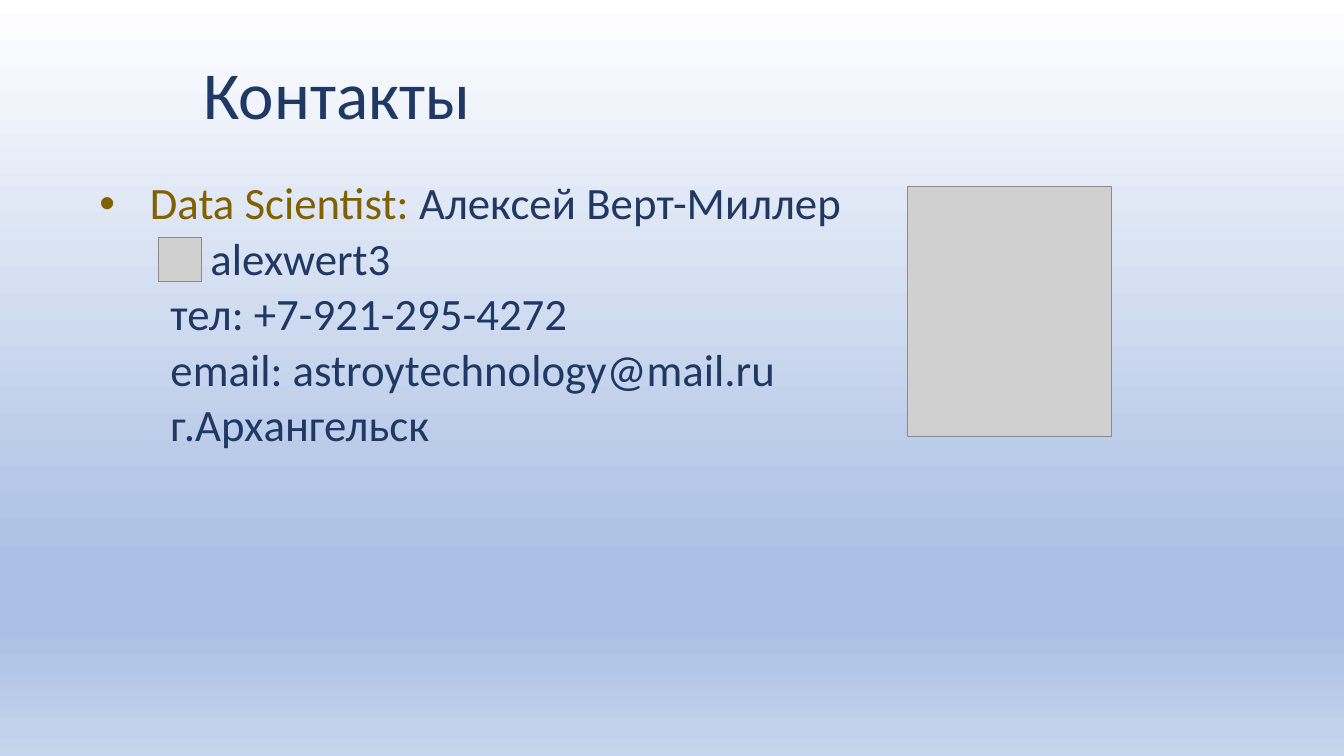
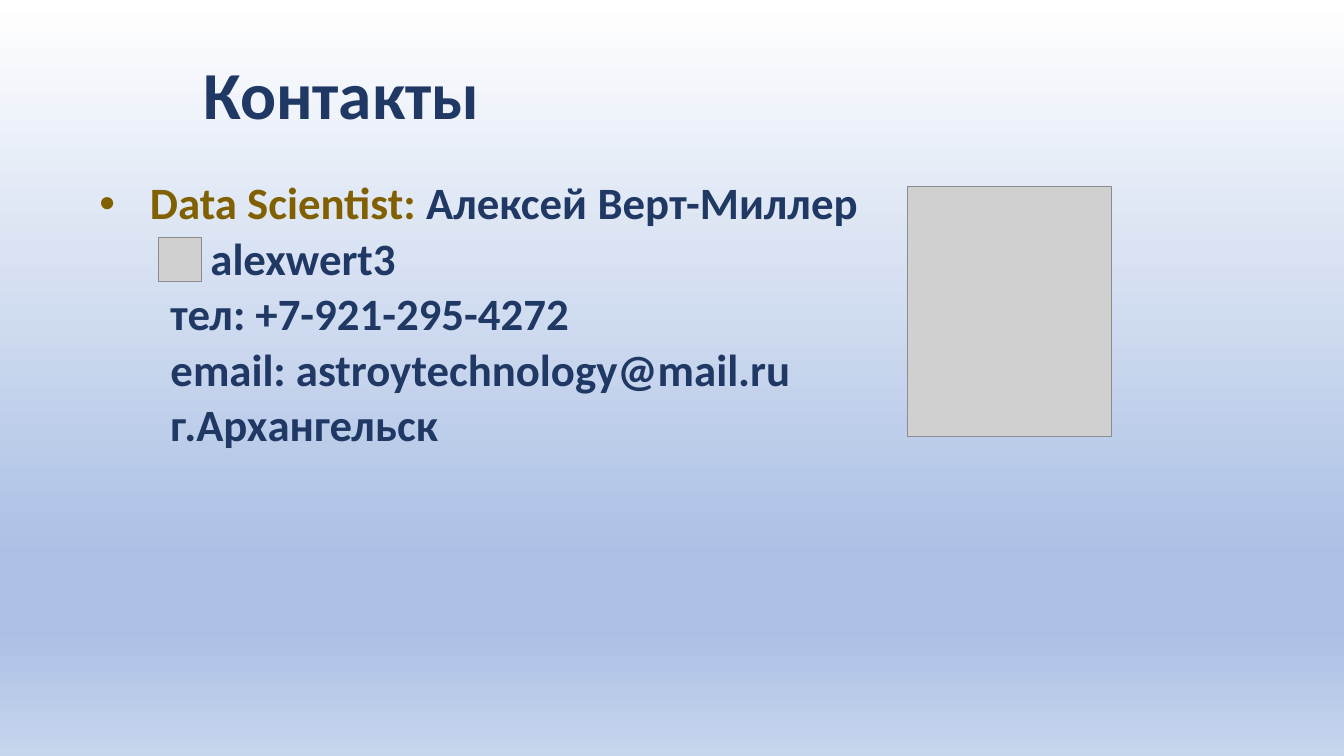
Before and after one commit to Alexwert3/rep_kareliya, a slide deck: slide 10 of Карелия_2022_Верт-Миллер.pptx (slide 8 before the commit). Drawn at 1344x756 pixels with LibreOffice and Linux fonts; fonts in the diff are those of the drawing; grey boxes stand for pictures. Boxes give left, top, right and bottom in pixels: in the first picture for what was removed or moved away, otherwise in the second. Text is boxed around its words. In the diff, an @@ line names an element or a change of style, - is before the commit and + after.

```diff
--- a/Карелия_2022_Верт-Миллер.pptx
+++ b/Карелия_2022_Верт-Миллер.pptx
@@ title "Контакты" at box(203, 75, 479, 120): bold on @@
@@ text "Data Scientist: Алексей Верт-Миллер" at box(150, 187, 858, 448): bold on @@
```
Also in this commit, not shown: 4 other slides changed, 3 slides added, 1 slide removed.
